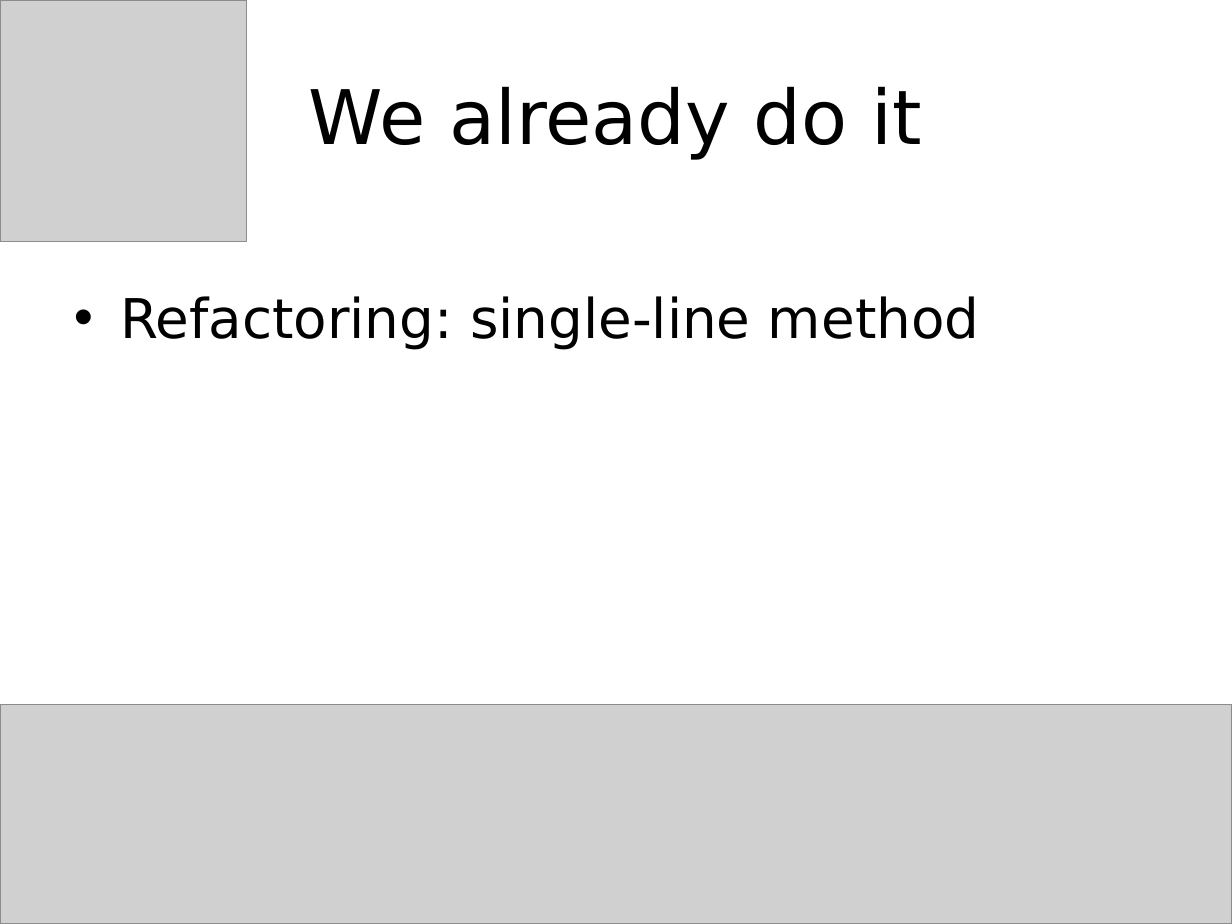
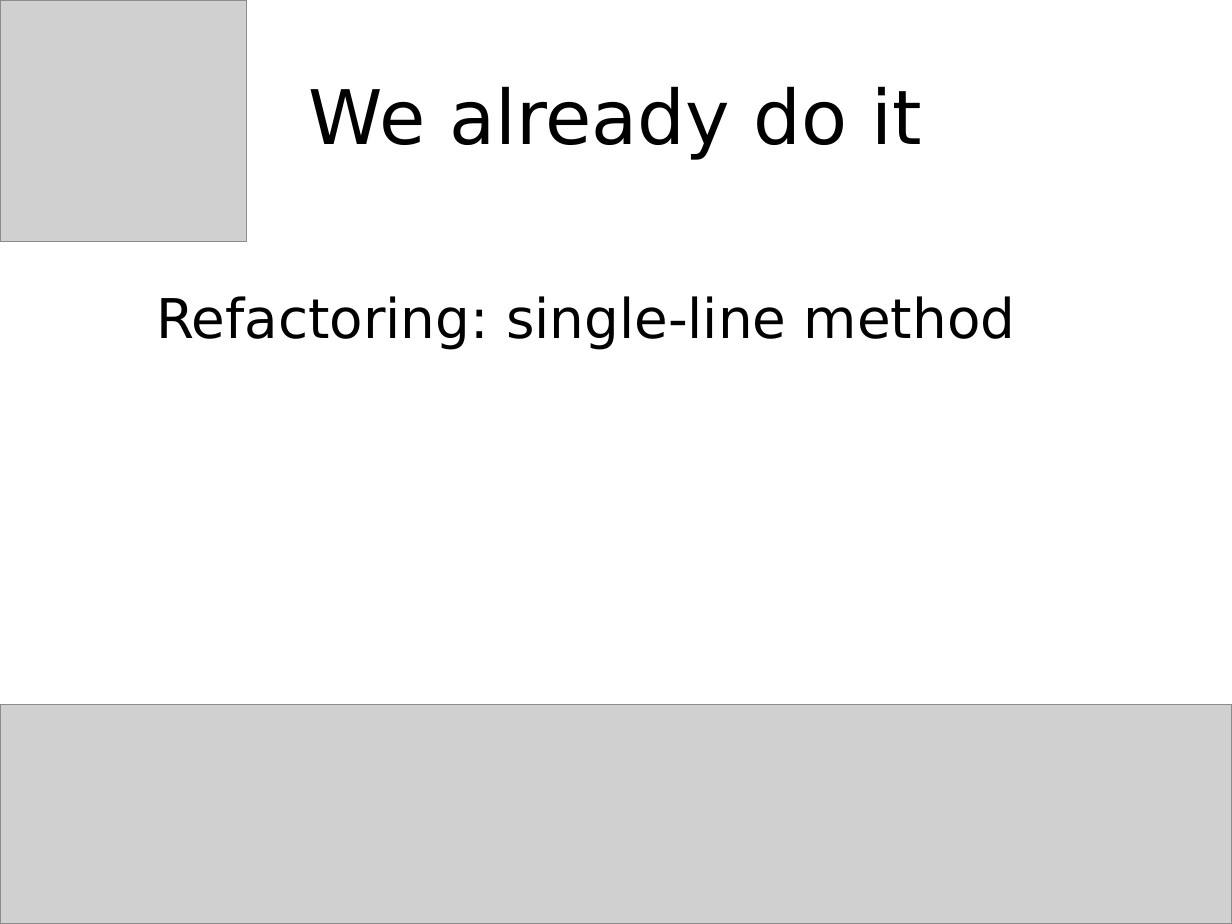
Before and after one commit to jessitron/fp4ood, a slide deck: slide 53 of FunctionalEye.pptx (slide 27 before the commit). Drawn at 1232x924 pixels with LibreOffice and Linux fonts; fonts in the diff are those of the drawing; grey boxes stand for pictures. Boxes give left, top, right and bottom in pixels: in the first picture for what was removed or moved away, otherwise in the second. Text is boxed around its words. In the diff, an @@ line names an element or a change of style, - is before the commit and + after.

```diff
--- a/FunctionalEye.pptx
+++ b/FunctionalEye.pptx
@@ text "Refactoring: single-line method": place and size @@
-text "Refactoring: single-line method" at (120,296,979,349)
+text "Refactoring: single-line method" at (156,296,1015,349)
@@ text "Refactoring: single-line method" at (156,296,1015,349): bullet • to none @@
```
Also in this commit, not shown: 39 other slides changed, 37 slides added, 4 slides removed, 43 other files.
